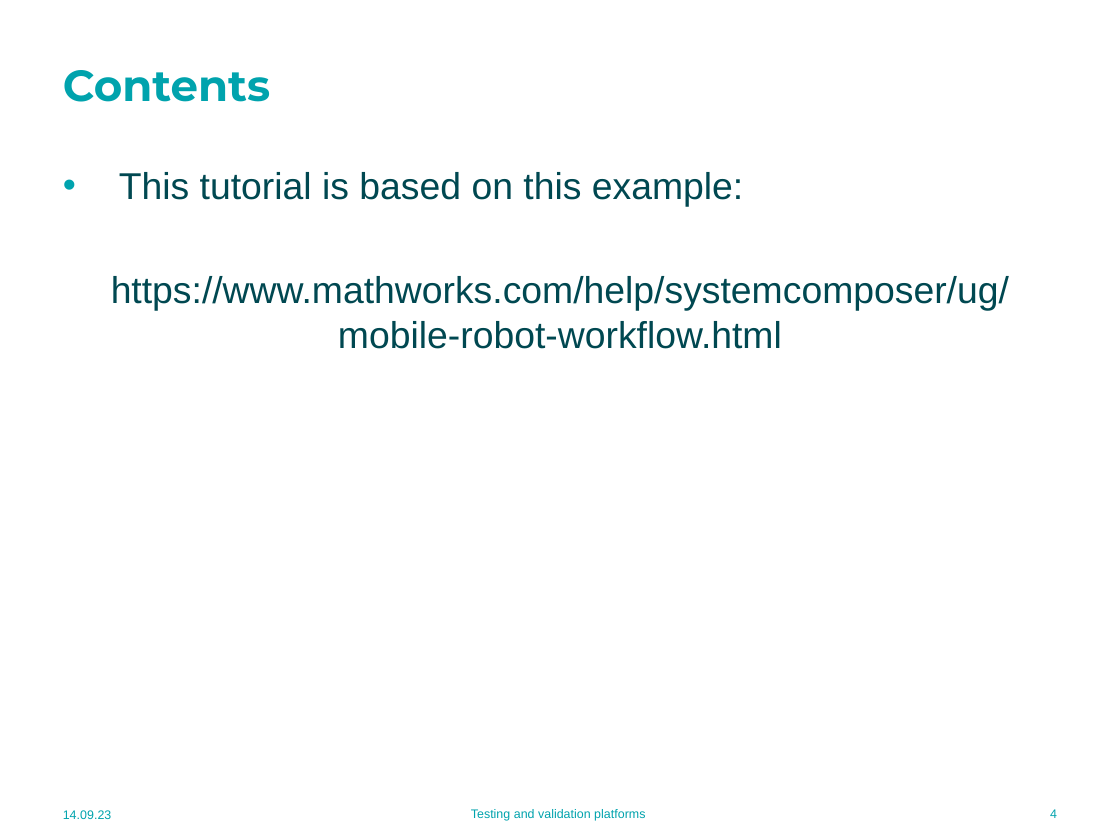
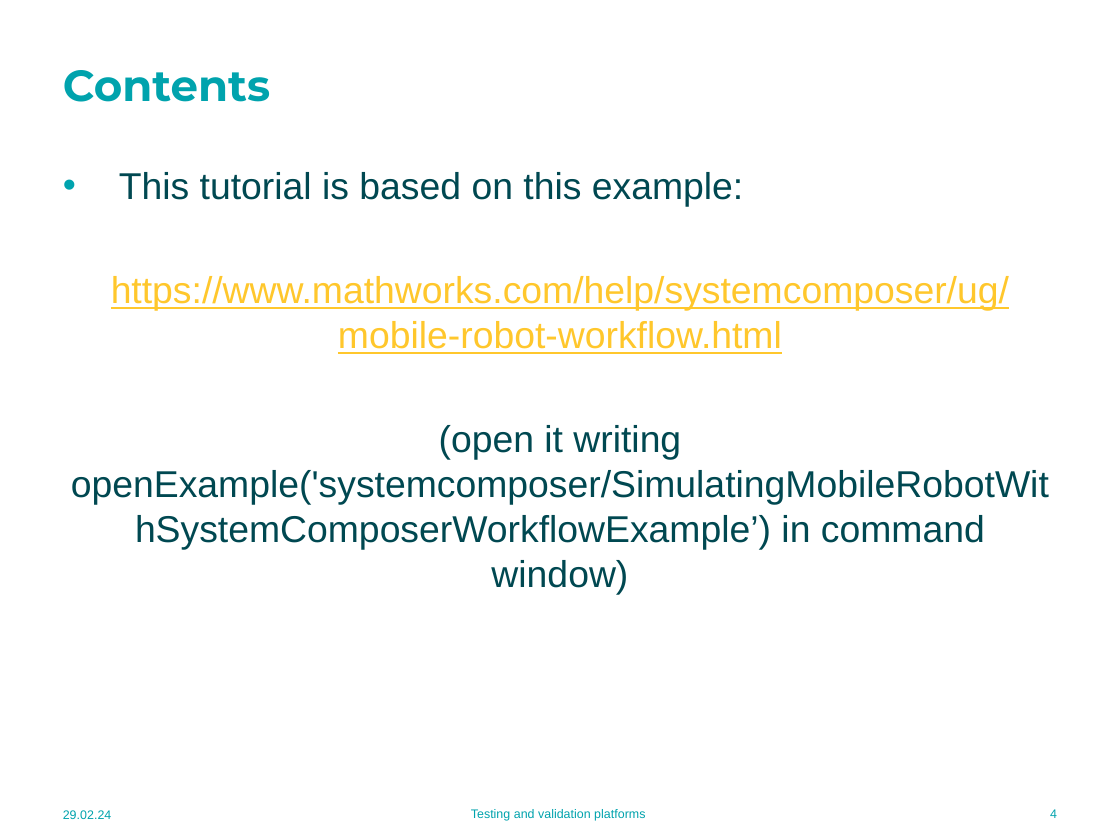
Before and after one commit to MU-MATHWORKS/MODEL-BASED-LIFE-CYCLE-WITH-MATLAB-SIMULINK, a slide deck: slide 4 of 3_PHASE4_Architecture/docs/3.2 Architecture management in MATLAB_EN.pptx. Drawn at 1120x840 pixels with LibreOffice and Linux fonts; fonts in the diff are those of the drawing; background and template pictures are left out. Boxes give left, top, right and bottom in pixels: in the first picture for what was removed or moved away, otherwise in the second. Text is boxed around its words. In the diff, an @@ line names an element or a change of style, - is before the commit and + after.

```diff
--- a/3_PHASE4_Architecture/docs/3.2 Architecture management in MATLAB_EN.pptx
+++ b/3_PHASE4_Architecture/docs/3.2 Architecture management in MATLAB_EN.pptx
@@ text at [111, 276, 1009, 354]: text colour #004851 to #FFC72C, underline on in "https://www.mathworks.com/help/systemcomposer/ug/mobile-robo ..." @@
@@ text at [71, 425, 1049, 595]: paragraph added @@
+(open it writing openExample('systemcomposer/SimulatingMobileRobotWithSystemComposerWorkflowExample’) in command window)
@@ text at [63, 810, 112, 819]: text changed @@
-14.09.23
+29.02.24
```
Also in this commit, not shown: 32 other slides changed, 24 other files.
